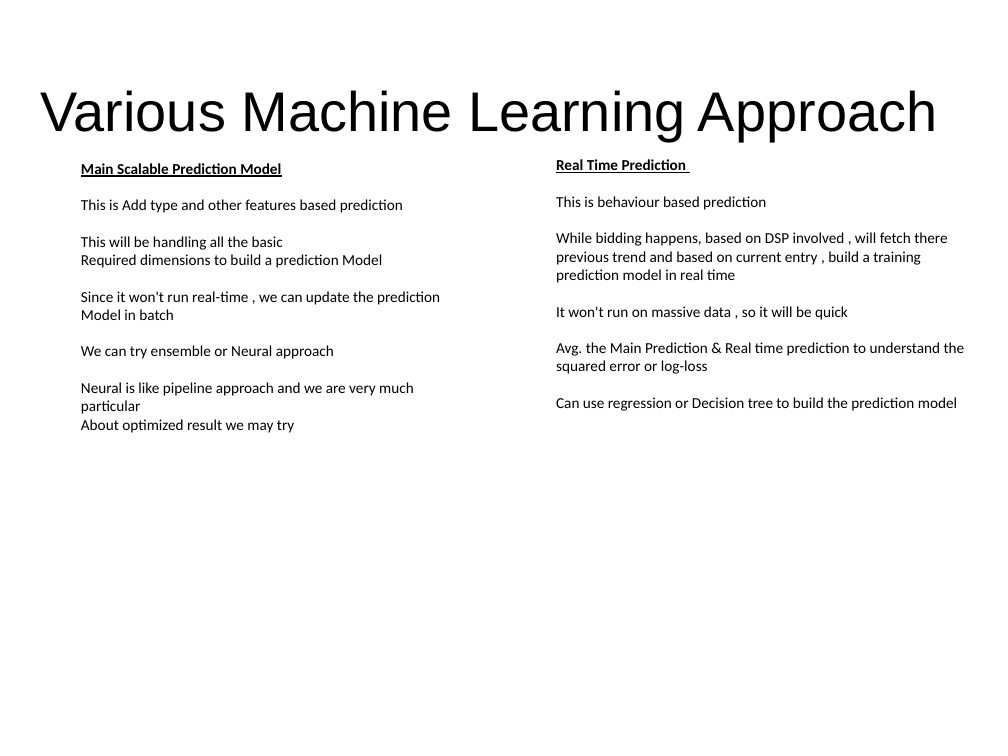
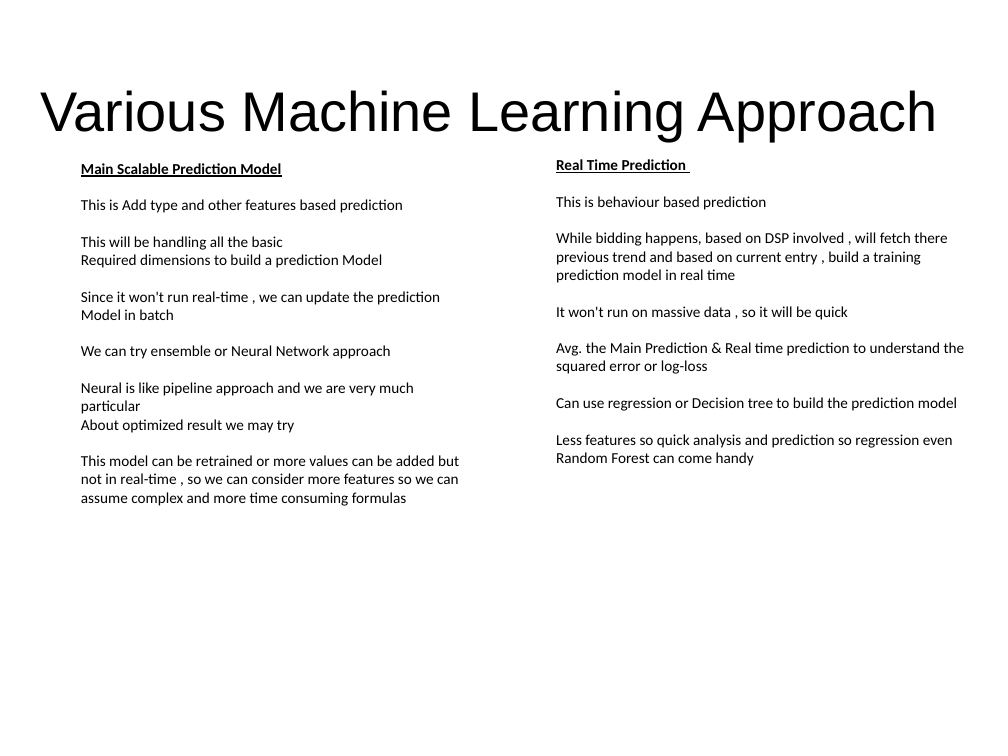
Before and after one commit to abhishek-ch/evolveML, a slide deck: slide 3 of data/smaato.odp. Drawn at 1008x756 pixels with LibreOffice and Linux fonts; fonts in the diff are those of the drawing. Boxes give left, top, right and bottom in pixels: in the first picture for what was removed or moved away, otherwise in the second. Text is boxed around its words. In the diff, an @@ line names an element or a change of style, - is before the commit and + after.

```diff
--- a/data/smaato.odp
+++ b/data/smaato.odp
@@ text at box(81, 345, 391, 359): text changed @@
-We can try ensemble or Neural approach
+We can try ensemble or Neural Network approach
@@ text at box(556, 434, 953, 466): paragraph added @@
+Less features so quick analysis and prediction so regression even Random Forest can come handy
@@ text at box(81, 455, 459, 506): paragraph added @@
+This model can be retrained or more values can be added but not in real-time , so we can consider more features so we can assume complex and more time consuming formulas
```
Also in this commit, not shown: 4 other slides changed, 2 slides added.
